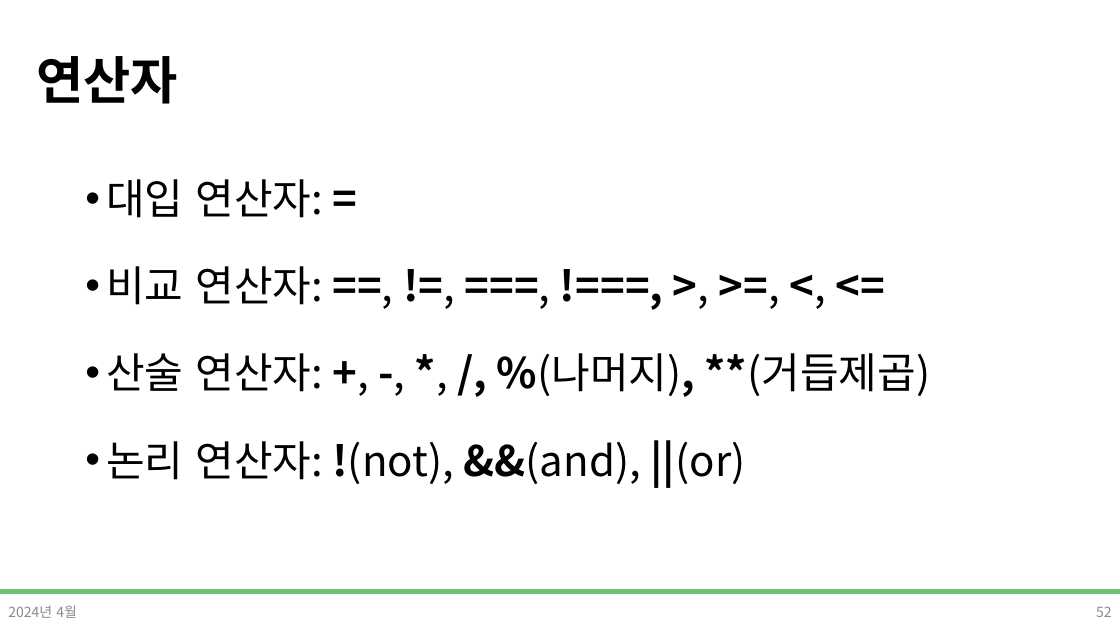
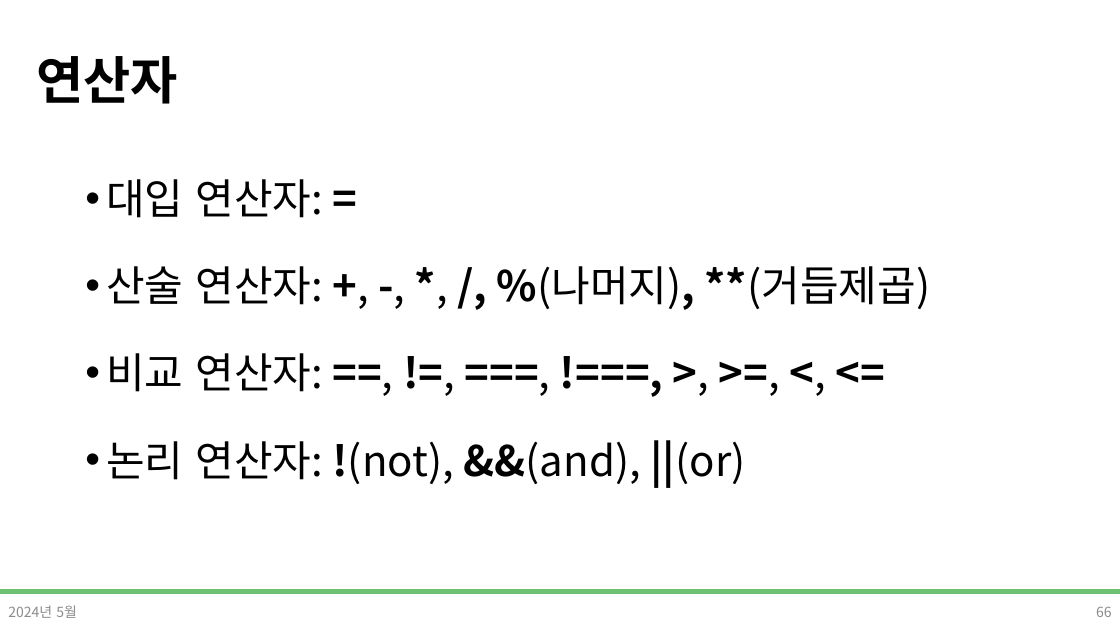
Before and after one commit to DevDamon0527/SeSAC_Yeongdeungpo_Campus_6th, a slide deck: slide 66 of material/[SeSAC_YDP_6] 04-1_Javascript.pptx (slide 52 before the commit). Drawn at 1120x630 pixels with LibreOffice and Linux fonts; fonts in the diff are those of the drawing; background and template pictures are left out. Boxes give left, top, right and bottom in pixels: in the first picture for what was removed or moved away, otherwise in the second. Text is boxed around its words. In the diff, an @@ line names an element or a change of style, - is before the commit and + after.

```diff
--- a/material/[SeSAC_YDP_6] 04-1_Javascript.pptx
+++ b/material/[SeSAC_YDP_6] 04-1_Javascript.pptx
@@ text at box(106, 266, 931, 310): paragraph added @@
+• 산술 연산자: +, -, *, /, %(나머지), **(거듭제곱)
@@ text at box(106, 353, 931, 397): paragraph removed @@
-• 산술 연산자: +, -, *, /, %(나머지), **(거듭제곱)
@@ text at box(8, 605, 77, 618): text changed @@
-2024년 4월
+2024년 5월
@@ page number at box(1096, 606, 1112, 617): text changed @@
-52
+66
```
Also in this commit, not shown: 89 other slides changed, 16 slides added, 3 slides removed, 16 other files.
